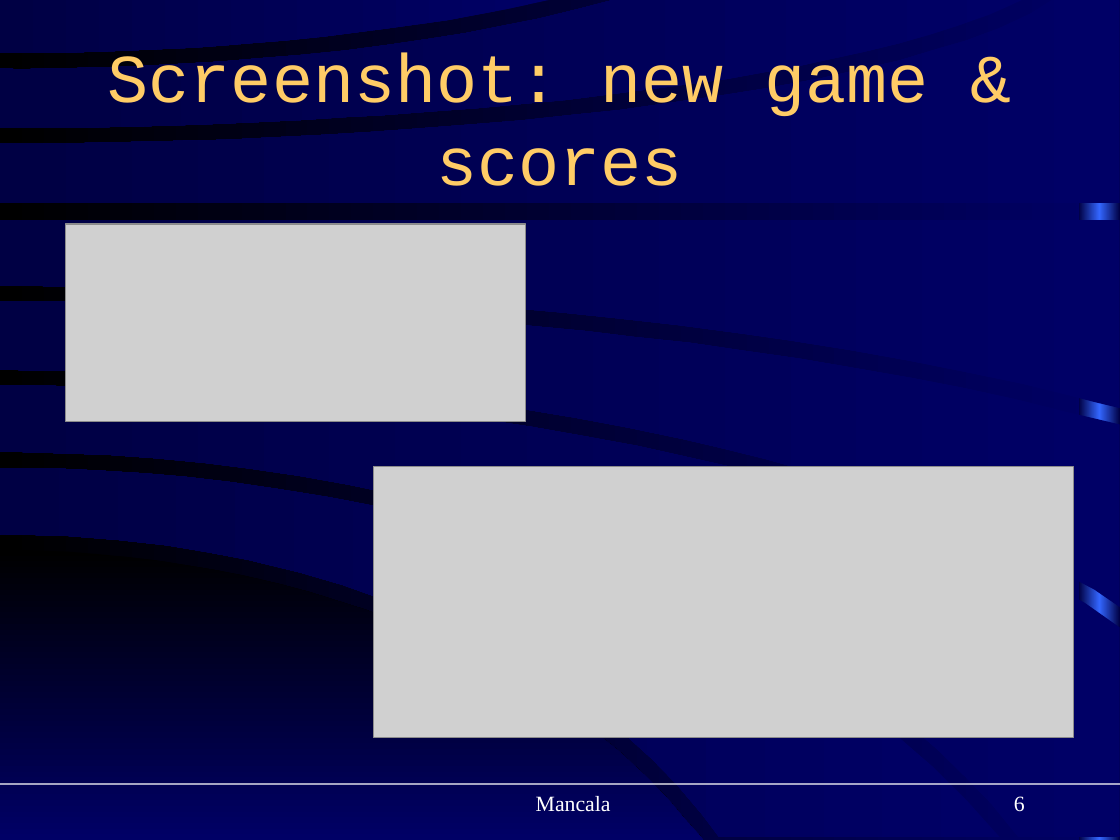
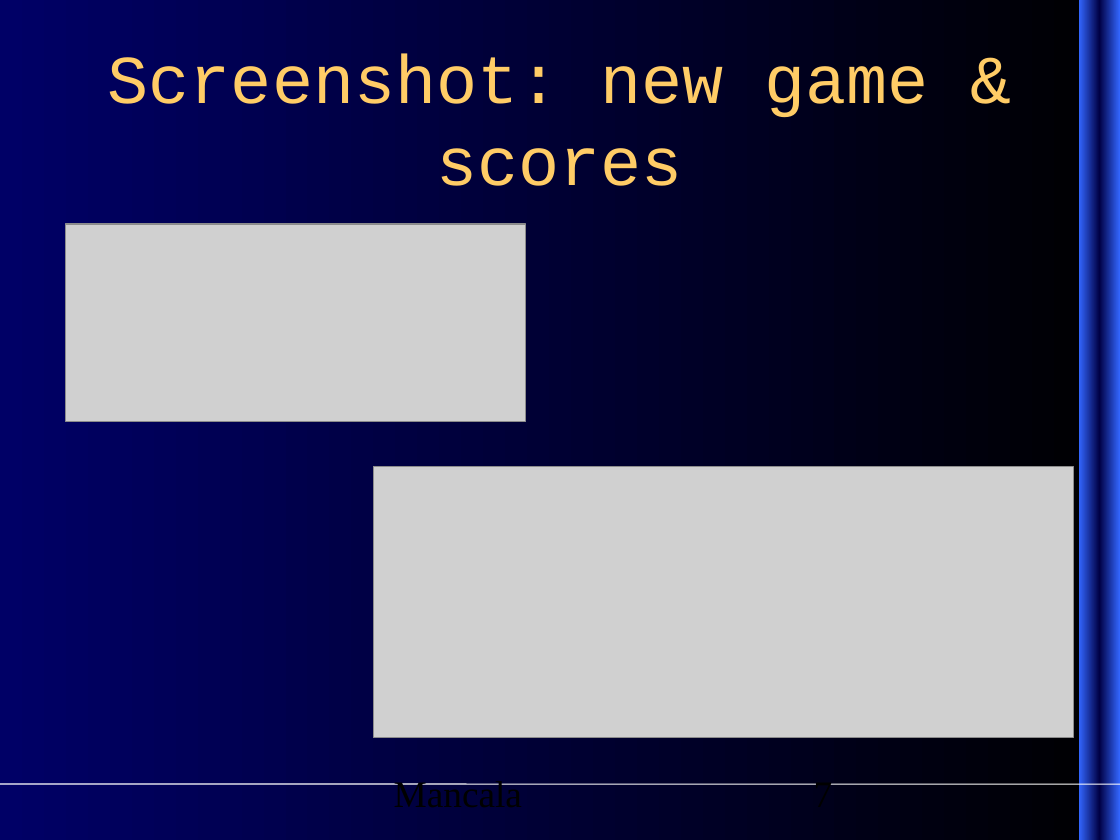
Before and after one commit to sysmod/sysmod10, a slide deck: slide 7 of Documents/presentation.ppt (slide 6 before the commit). Drawn at 1120x840 pixels with LibreOffice and Linux fonts; fonts in the diff are those of the drawing; grey boxes stand for pictures. Boxes give left, top, right and bottom in pixels: in the first picture for what was removed or moved away, otherwise in the second. Text is boxed around its words. In the diff, an @@ line names an element or a change of style, - is before the commit and + after.

```diff
--- a/Documents/presentation.ppt
+++ b/Documents/presentation.ppt
@@ background gradient #000066 to #000000 to gradient #000000 to #000066 @@
@@ group removed at box(0, 0, 1120, 840): 8 freeform shapes @@
@@ group added at box(0, 0, 1120, 840): 8 rectangles @@
@@ rectangle at box(1079, 0, 1120, 840): fill gradient #000044 to #3366FF to gradient #3366FF to #000044 @@
@@ text "Mancala" at box(394, 781, 522, 807): size 14 to 24 pt, text colour #FFFFFF to #000000; alignment centre to left; indent changed @@
@@ page number at box(814, 783, 833, 785): text changed; size 14 to 24 pt; text colour #FFFFFF to #000000 @@
-6
+7
```
Also in this commit, not shown: 6 other slides changed, 1 slide added, 1 other file.
